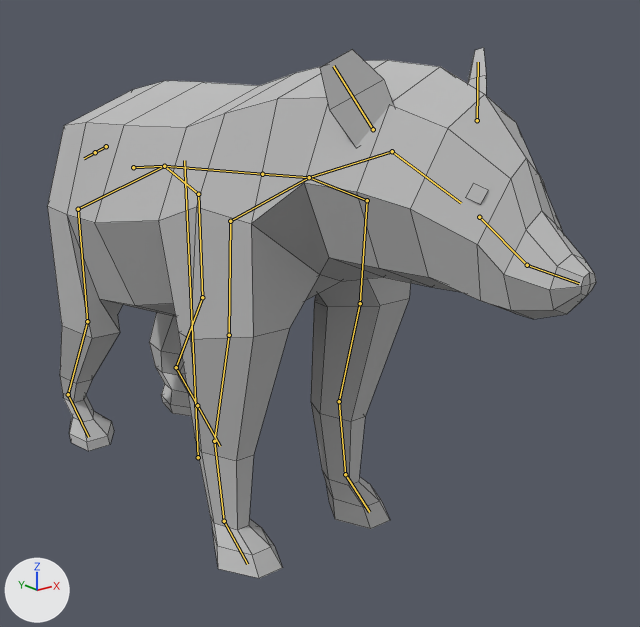
Renders of the FBX model Assets/Art/3D/Bear/Bear_Animated.fbx from each side of a commit.
The view is the same before and after, from a 50 mm lens placed at (-2.96, -5.11, 2.92), pointed at (0.23, -1.13, 1.33). Arrows for +X, +Y and +Z are at lower left; the lights stay in place. The first picture is the older version. The bones that change, and the others that lie on the model, are drawn over the model as lines. Mesh edges are drawn as thin lines.

Names of what the first picture shows: 'Mesh_Bear'.
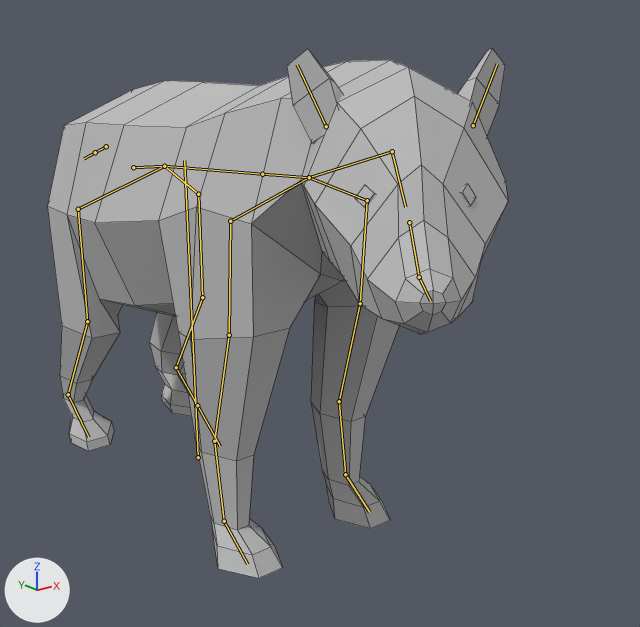
The newer file adds an action. The first version stands in its rest pose; the second is drawn at frame 80 of the action 'Armature|Bear_Die'.

What the commit changed:
Bone 'Head.001' (bone_head_001) turns from (0, 0, 0) to (4, 13, 33) degrees about its own x, y and z.

What differs and where, as boxes (x1, y1, x2, y2) in the pictures (640 x 627 px):
'Mesh_Bear', posed (16% narrower): before (47, 47, 596, 578); after (47, 48, 508, 578)
bone 'Head.001', root to tip: before (392, 151) to (461, 203); after (392, 151) to (405, 207)
